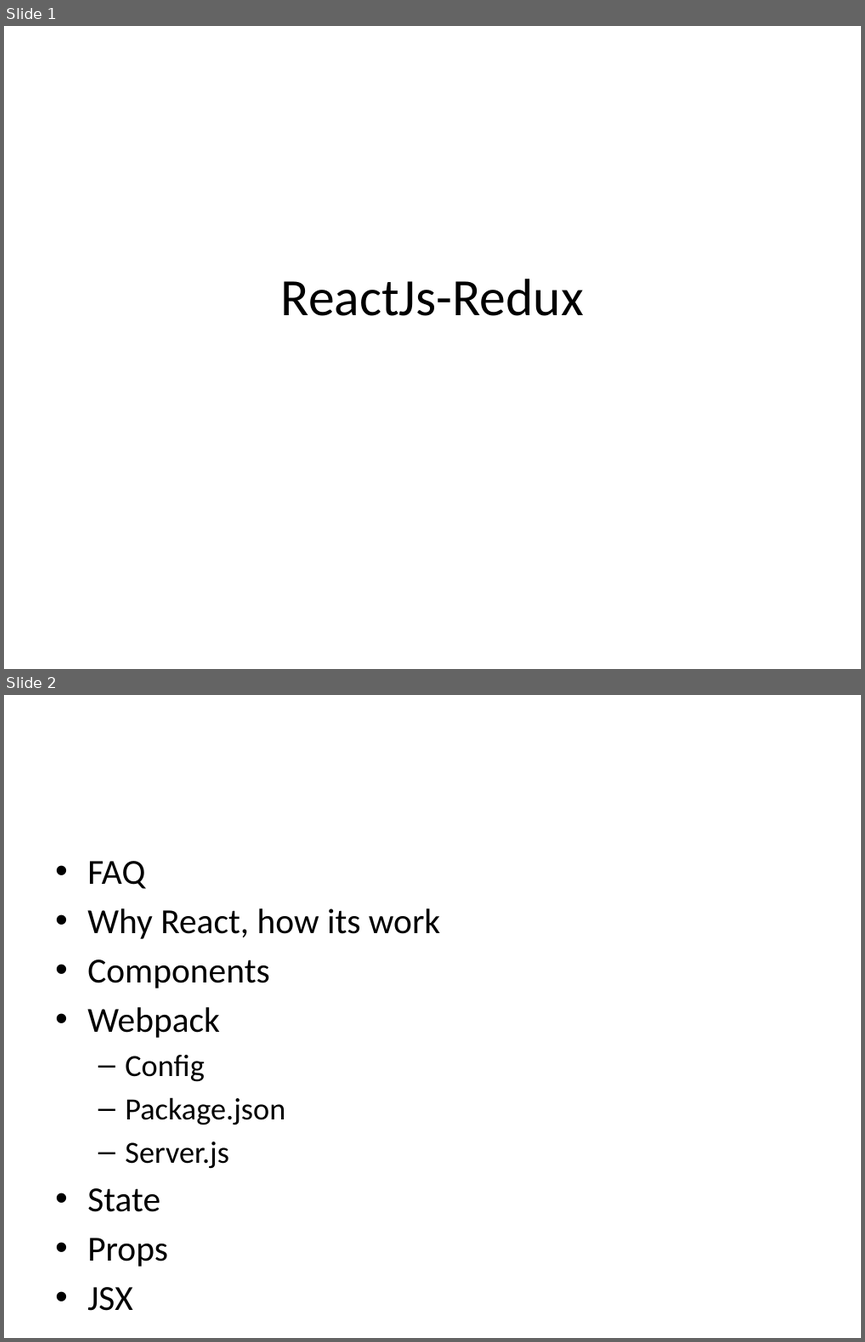
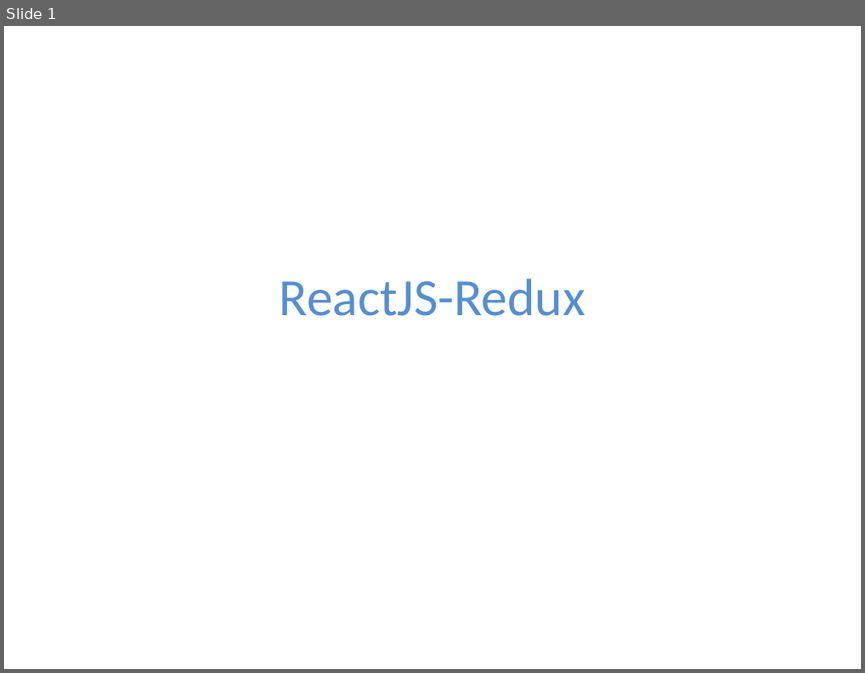
Before and after one commit to princeantony/react-todo-list, a slide deck: React-Redux.pptx. Shown one above the other, each under a label of ours: slides 1 and 2 before the commit, slide 1 after it. The pictures are 865x1342 and 865x673 pixels, drawn with LibreOffice and Linux fonts; fonts in the diff are those of the drawing. Boxes give left, top, right and bottom in pixels: in the first picture for what was removed or moved away, otherwise in the second. Text is boxed around its words. In the diff, an @@ line names an element or a change of style, - is before the commit and + after.

```diff
--- a/React-Redux.pptx
+++ b/React-Redux.pptx
@@ slide 2 removed at (x1=4, y1=695, x2=861, y2=1338), background #FFFFFF @@
@@ text removed at (x1=87, y1=861, x2=440, y2=1266) @@
-• FAQ
-• Why React, how its work
-• Components
-• Webpack
-  – Config
-  – Package.json
-  – Server.js
-• State
-• Props
-• JSX
@@ slide 1 changed as well @@
@@ title at (x1=279, y1=278, x2=585, y2=316): text changed; text colour #000000 to #558ED5 @@
-ReactJs-Redux
+ReactJS-Redux
```
Also in this commit, not shown: 3 other slides changed, 7 slides added, 5 other slides removed.
